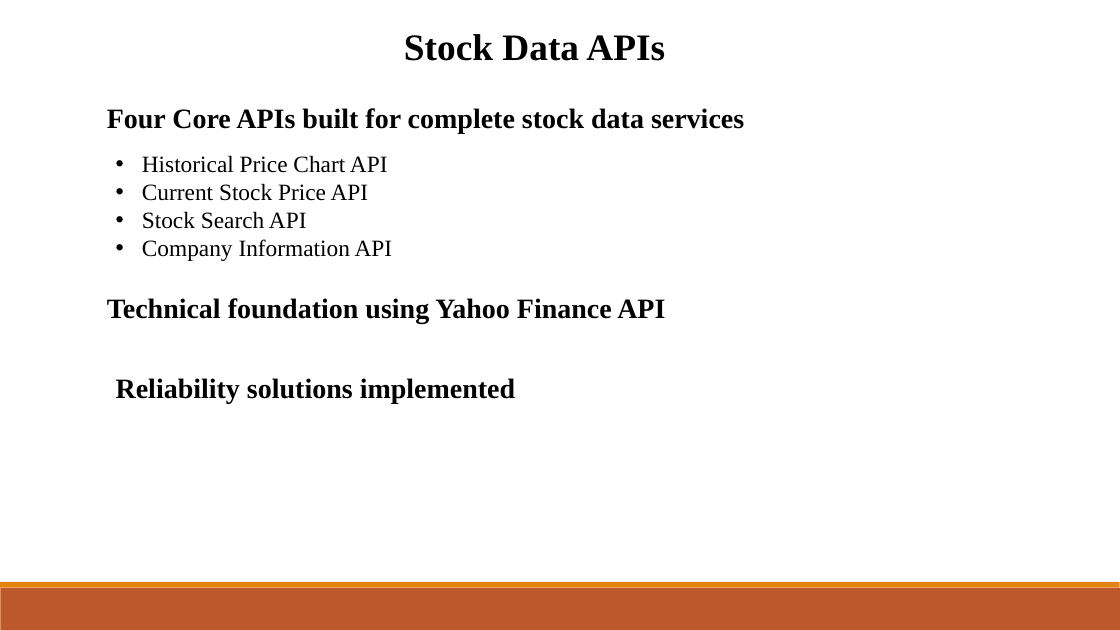
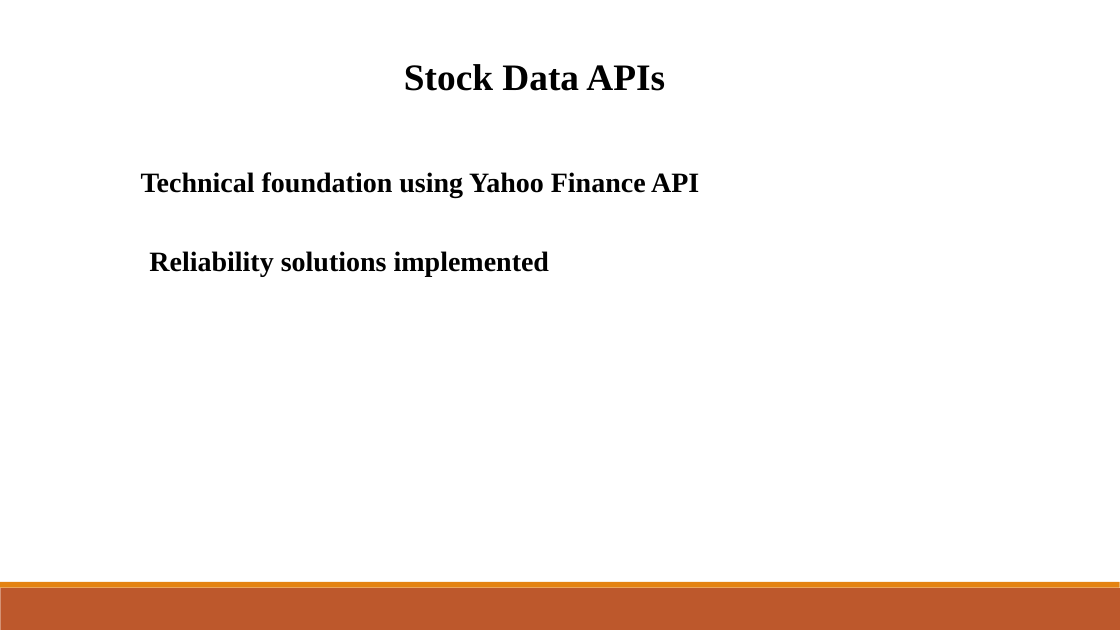
Before and after one commit to mimanchiou/seven, a slide deck: slide 8 of Final_ppt.pptx (slide 6 before the commit). Drawn at 1120x630 pixels with LibreOffice and Linux fonts; fonts in the diff are those of the drawing. Boxes give left, top, right and bottom in pixels: in the first picture for what was removed or moved away, otherwise in the second. Text is boxed around its words. In the diff, an @@ line names an element or a change of style, - is before the commit and + after.

```diff
--- a/Final_ppt.pptx
+++ b/Final_ppt.pptx
@@ text "Stock Data APIs": place and size @@
-text "Stock Data APIs" at bbox=[404, 34, 665, 61]
+text "Stock Data APIs" at bbox=[404, 64, 665, 91]
@@ text removed at bbox=[107, 108, 744, 134] @@
-Four Core APIs built for complete stock data services
@@ text "Technical foundation using Yahoo Finance ...": place and size @@
-text "Technical foundation using Yahoo Finance ..." at bbox=[107, 298, 665, 324]
+text "Technical foundation using Yahoo Finance ..." at bbox=[141, 172, 699, 197]
@@ text removed at bbox=[142, 155, 393, 261] @@
-• Historical Price Chart API
-• Current Stock Price API
-• Stock Search API
-• Company Information API
@@ text "Reliability solutions implemented": place and size @@
-text "Reliability solutions implemented" at bbox=[116, 378, 515, 403]
+text "Reliability solutions implemented" at bbox=[149, 251, 549, 277]
```
Also in this commit, not shown: 3 other slides changed, 12 slides added, 10 slides removed.
